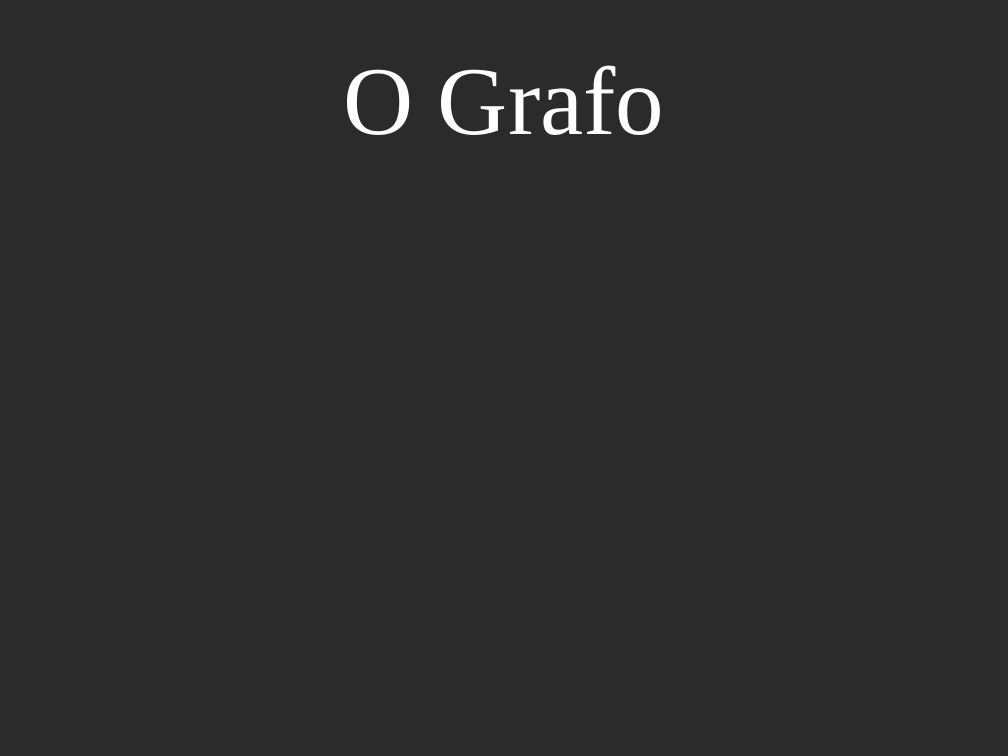
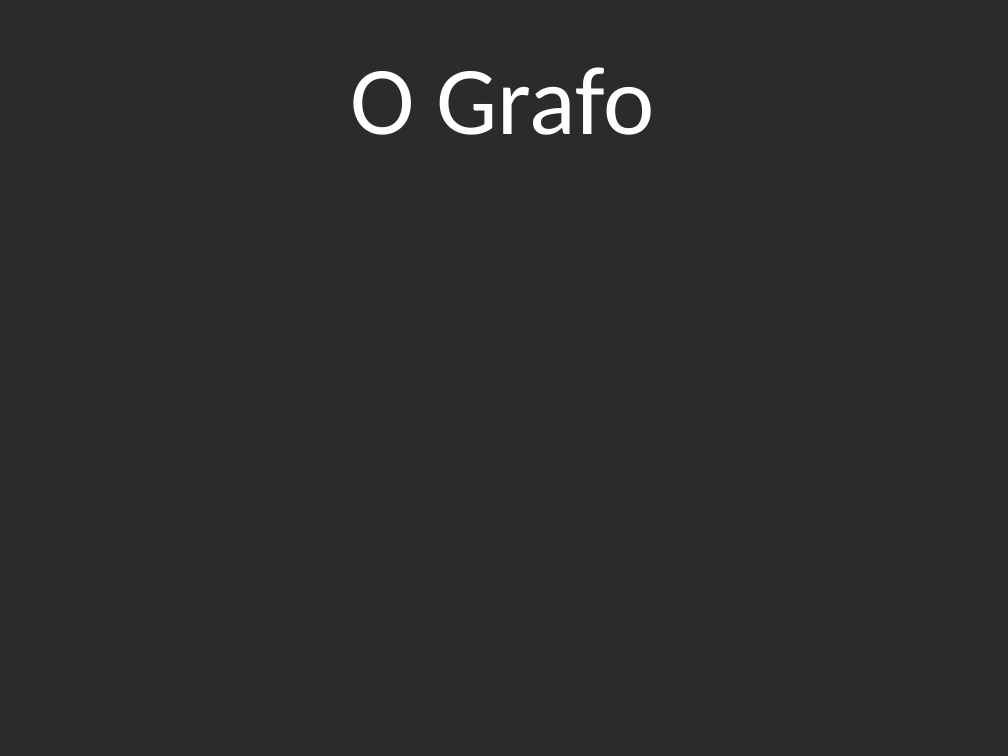
Before and after one commit to AngeloOliveira2004/DA_1st_Project, a slide deck: slide 4 of Neat Water Supply Presentation.pptx. Drawn at 1008x756 pixels with LibreOffice and Linux fonts; fonts in the diff are those of the drawing; background and template pictures are left out; a plain dark background stands for a picture behind light text. Boxes give left, top, right and bottom in pixels: in the first picture for what was removed or moved away, otherwise in the second. Text is boxed around its words. In the diff, an @@ line names an element or a change of style, - is before the commit and + after.

```diff
--- a/Neat Water Supply Presentation.pptx
+++ b/Neat Water Supply Presentation.pptx
@@ text "O Grafo" at bbox=[350, 67, 654, 135]: font Times New Roman to Calibri @@
```
Also in this commit, not shown: 5 other slides changed, 12 slides added, 12 slides removed.
